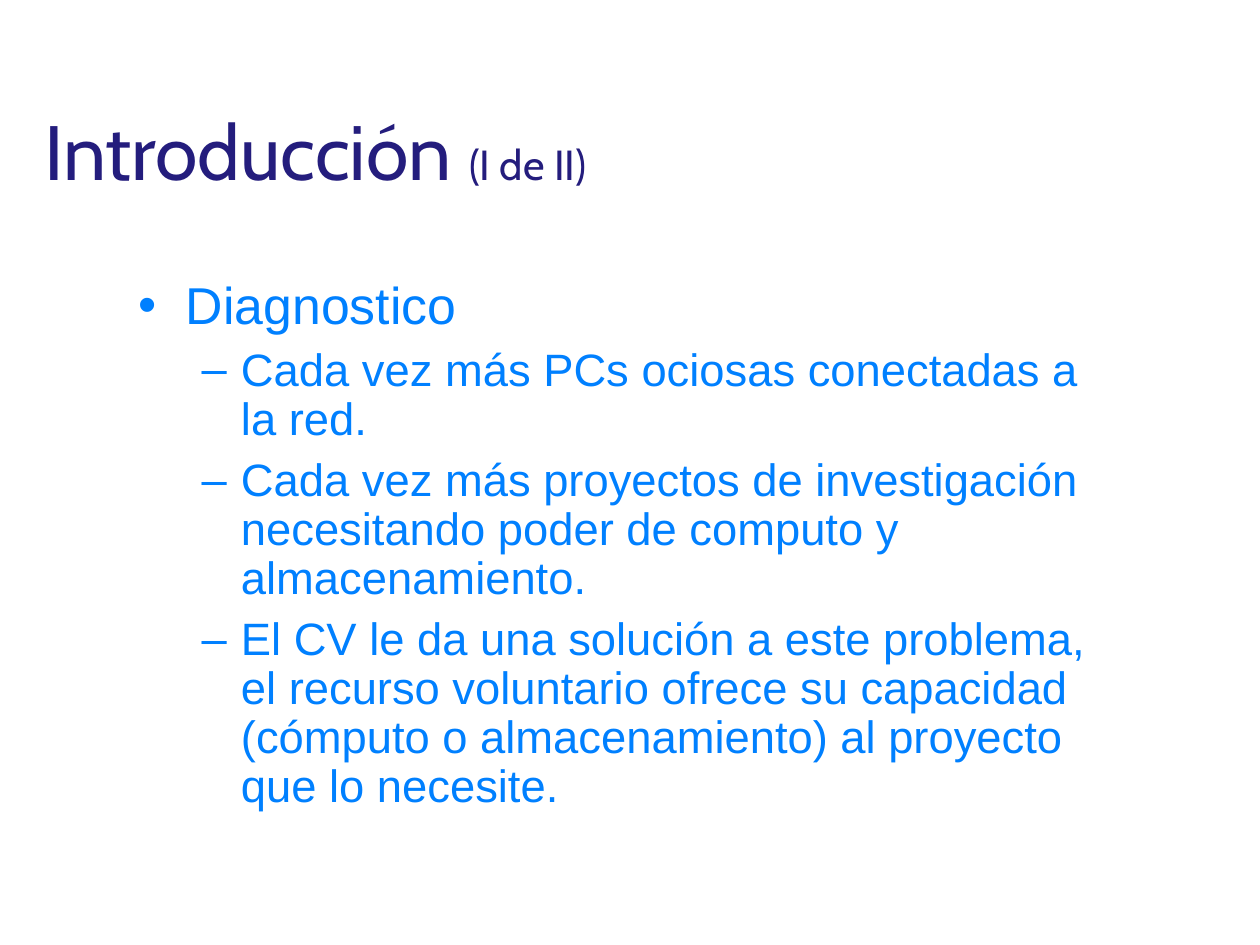
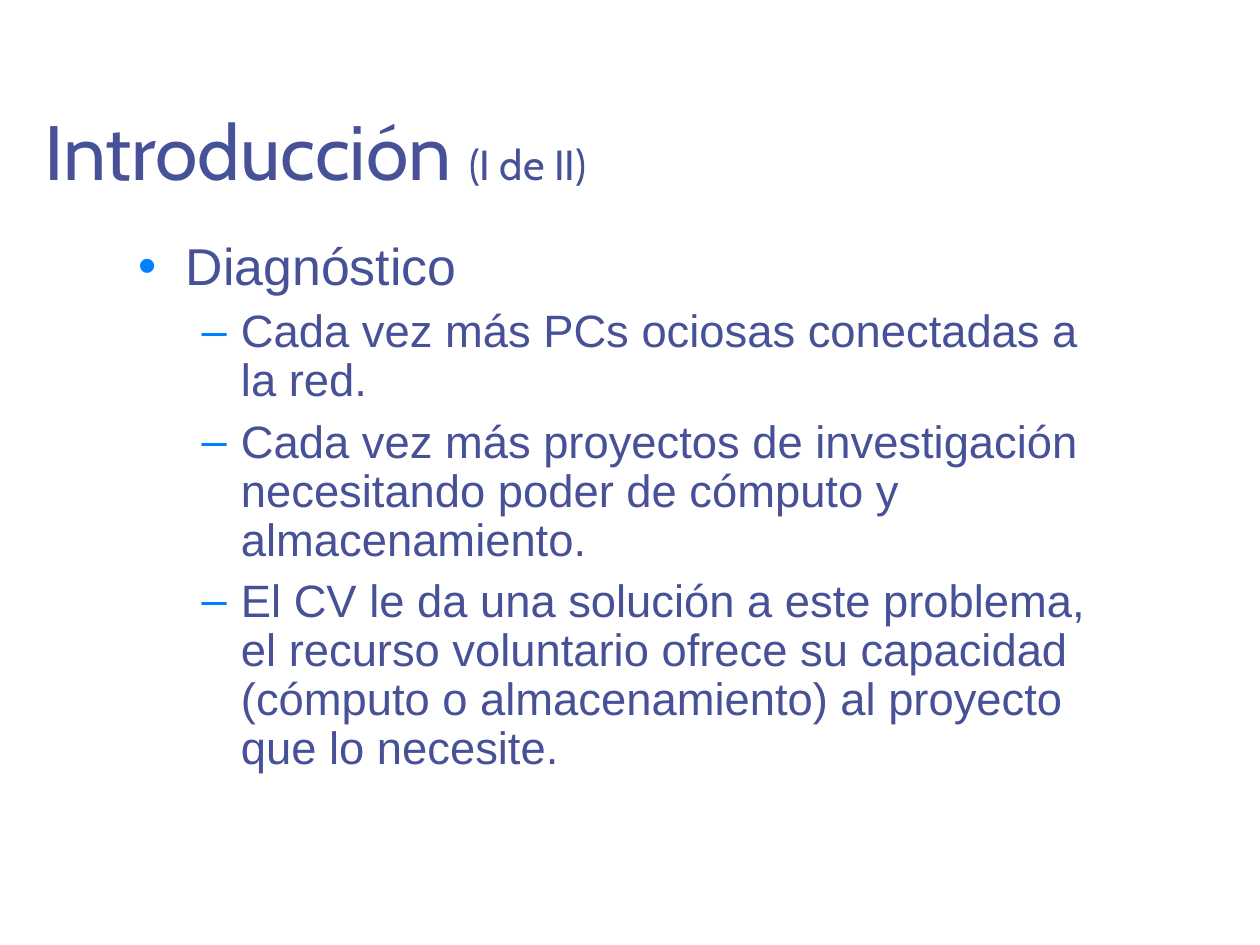
Before and after one commit to DesignJuggler/fasdkfjhasdlkjfhasldkjhfalsjdfasdf, a slide deck: slide 4 of TFI_Jorge_Sanchez_Presentacion.pptx (slide 5 before the commit). Drawn at 1260x945 pixels with LibreOffice and Linux fonts; fonts in the diff are those of the drawing; background and template pictures are left out. Boxes give left, top, right and bottom in pixels: in the first picture for what was removed or moved away, otherwise in the second. Text is boxed around its words. In the diff, an @@ line names an element or a change of style, - is before the commit and + after.

```diff
--- a/TFI_Jorge_Sanchez_Presentacion.pptx
+++ b/TFI_Jorge_Sanchez_Presentacion.pptx
@@ title "Introducción (I de II)" at (x1=44, y1=122, x2=586, y2=186): text colour #241D7D to #475197 @@
@@ text "Diagnóstico" moved from (x1=186, y1=286, x2=1085, y2=812) to (x1=186, y1=247, x2=1085, y2=773) @@
@@ text at (x1=186, y1=247, x2=456, y2=296): text changed; text colour #0080FF to #475197 @@
-• Diagnostico
+• Diagnóstico
@@ text at (x1=241, y1=313, x2=1085, y2=773): text colour #0080FF to #475197 in "Cada vez más PCs ociosas conectadas a ...", "El CV le da una solución a ..." @@
@@ text at (x1=241, y1=424, x2=1077, y2=557): text changed; text colour #0080FF to #475197 @@
-  – Cada vez más proyectos de investigación necesitando poder de computo y almacenamiento.
+  – Cada vez más proyectos de investigación necesitando poder de cómputo y almacenamiento.
```
Also in this commit, not shown: 20 other slides changed, 4 slides added, 10 slides removed.
